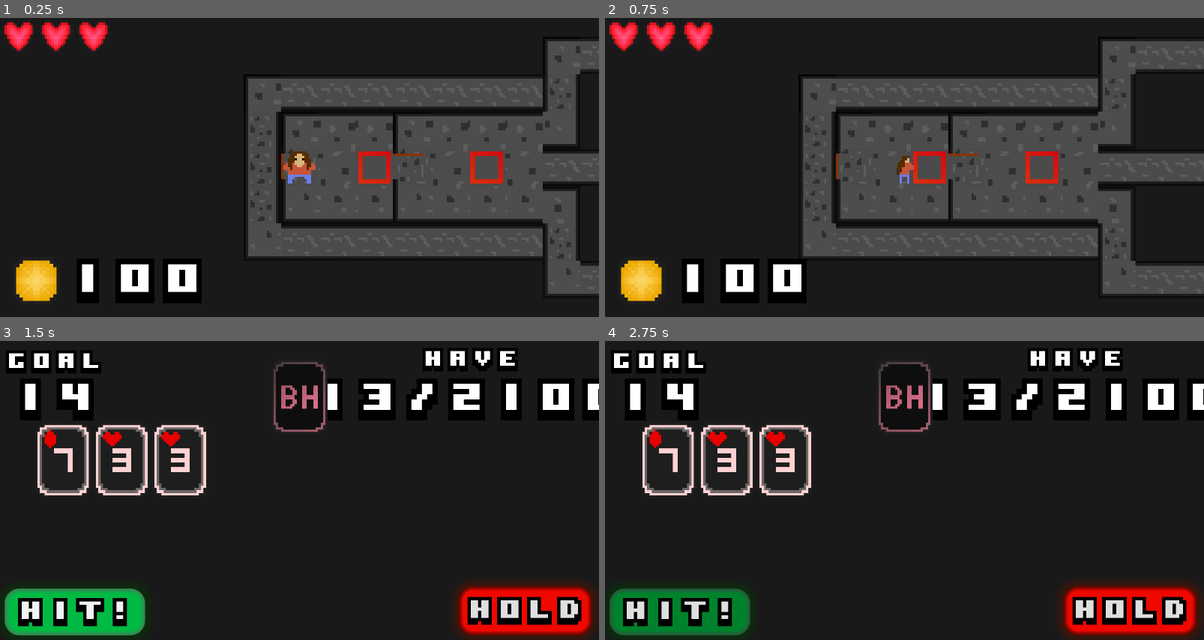
Above: before the commit, frames 1-4 (two rows, left to right).
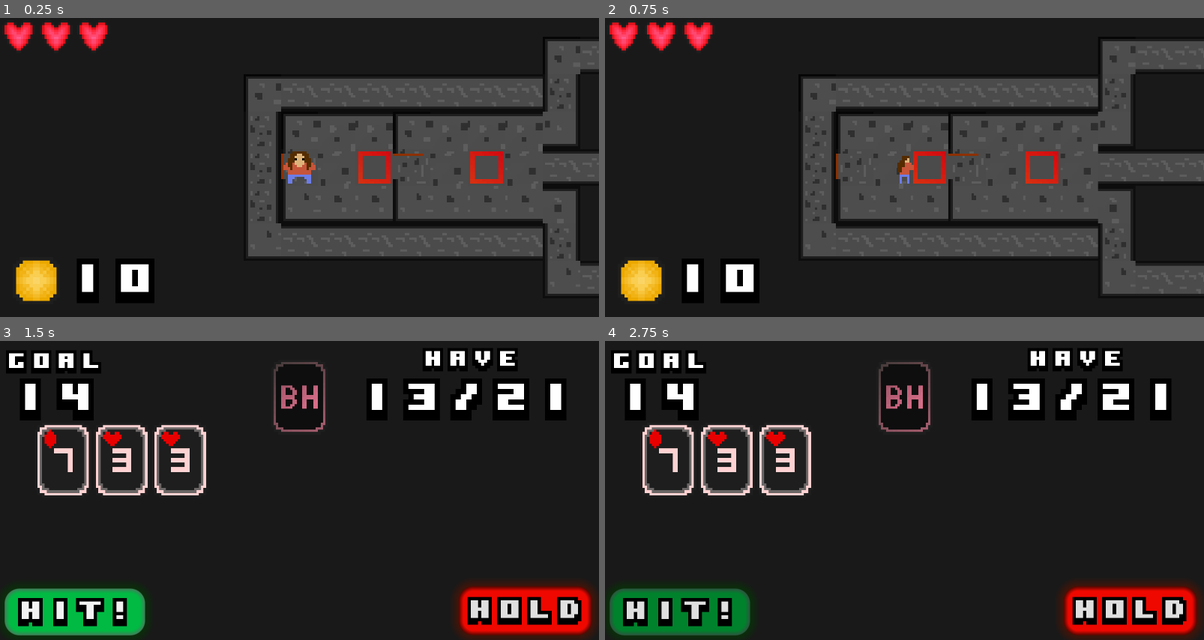
Above: after the commit, the same moments.

Repository: Addy10s/BlackHack
Game: Godot game, scene res://map.tscn
Two runs of this game, one before a commit and one after it. Both use one fixed random seed, a clock stepped at 60 frames per second and the inputs below.
Inputs (mouse positions are in pixels of both pictures, inside the frame that each line leads up to):
- Up to frame 1 (0.25 s): no input
- Up to frame 2 (0.75 s): tap Enter at 0.5 s; hold Right (moveRight) from 0.53 s (still down); tap Alt at 0.6 s
- Up to frame 3 (1.5 s): release Right (moveRight) at 1.25 s; click "HIT!" at 1.25 s
- Up to frame 4 (2.75 s): click (670, 460) at 2.02 s

The runs differ from the first frame. In frame 1, 1.0% of the frame differs, in the area x 27-34%, y 80-96%; in frame 2, 1.0%; in frame 3, 3.2%, in the area x 54-100%, y 12-27%; in frame 4, 3.2%.

Commit message:
fixing defaults

Diff:
--- a/globals.gd
+++ b/globals.gd
@@ -5,7 +5,7 @@
 var success
 @warning_ignore("shadowed_global_identifier")
 var round = 0
-var max_power = 2100
+var max_power = 21
 var lives = 3
-var tokens = 100
+var tokens = 10
 var deck = Deck_t.new()
